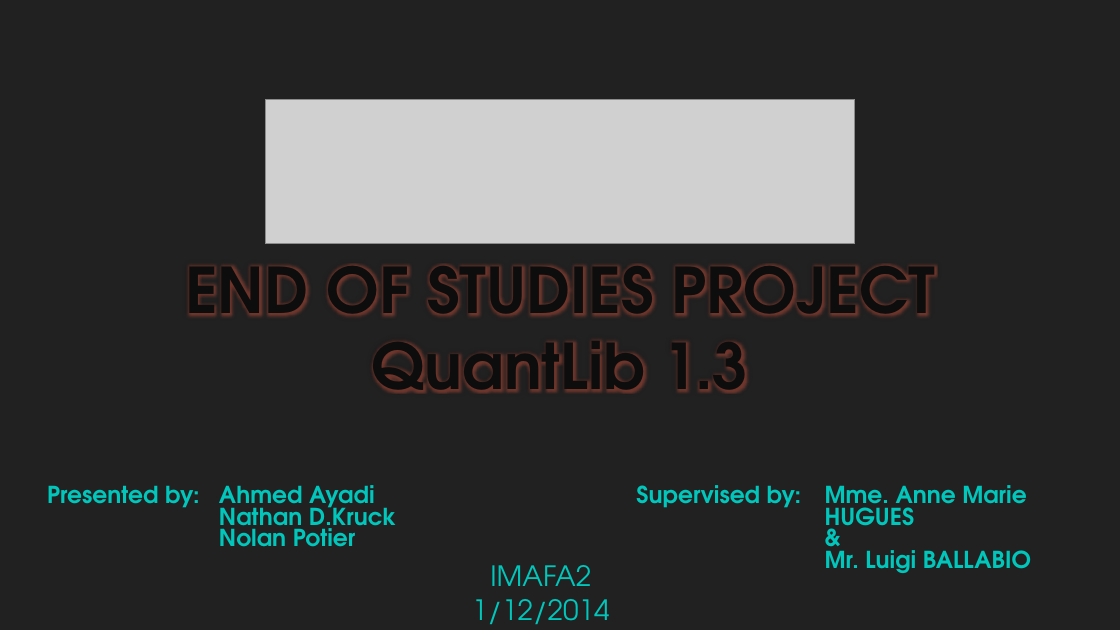
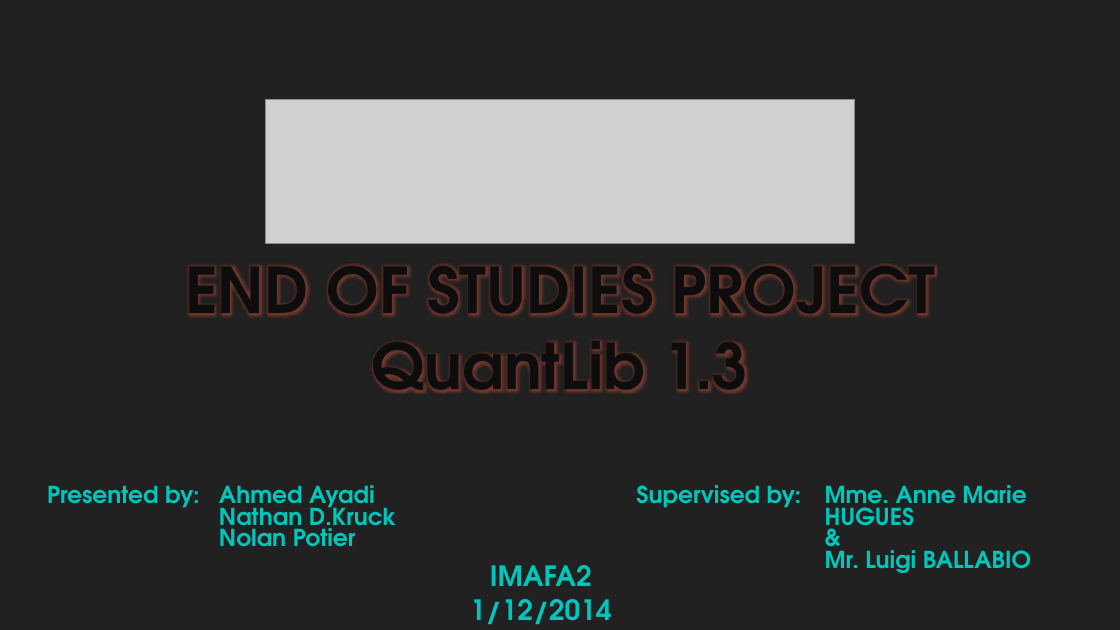
Before and after one commit to Ayadi07/Quantlib, a slide deck: slide 1 of QuantLib1.3 16-01-2014.pptx. Drawn at 1120x630 pixels with LibreOffice and Linux fonts; fonts in the diff are those of the drawing; grey boxes stand for pictures; background and template pictures are left out. Boxes give left, top, right and bottom in pixels: in the first picture for what was removed or moved away, otherwise in the second. Text is boxed around its words. In the diff, an @@ line names an element or a change of style, - is before the commit and + after.

```diff
--- a/QuantLib1.3 16-01-2014.pptx
+++ b/QuantLib1.3 16-01-2014.pptx
@@ text "IMAFA2" at [470, 565, 612, 624]: bold on @@
```
Also in this commit, not shown: 3 other slides changed, 3 slides added, 2 slides removed.
